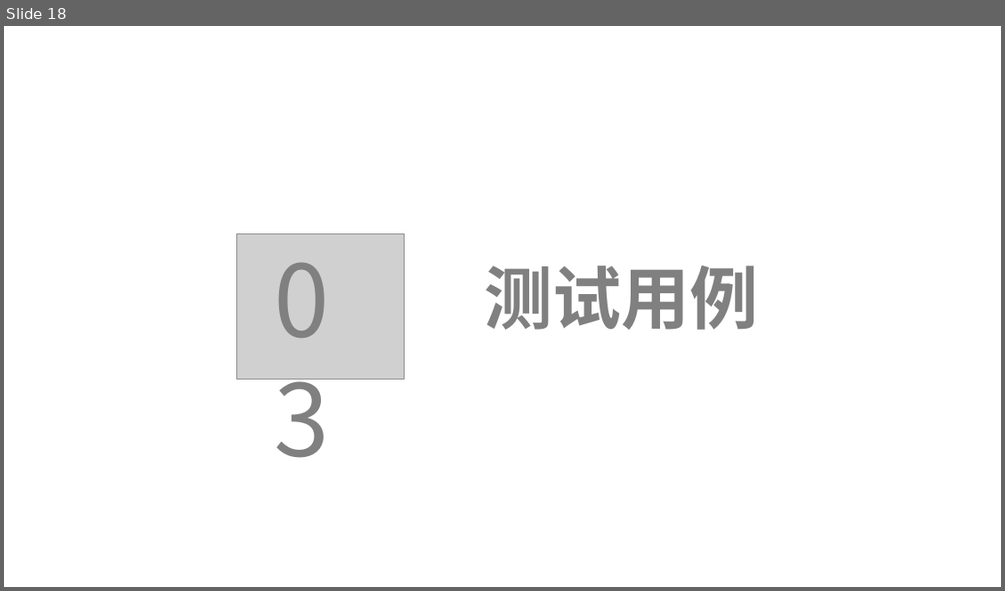
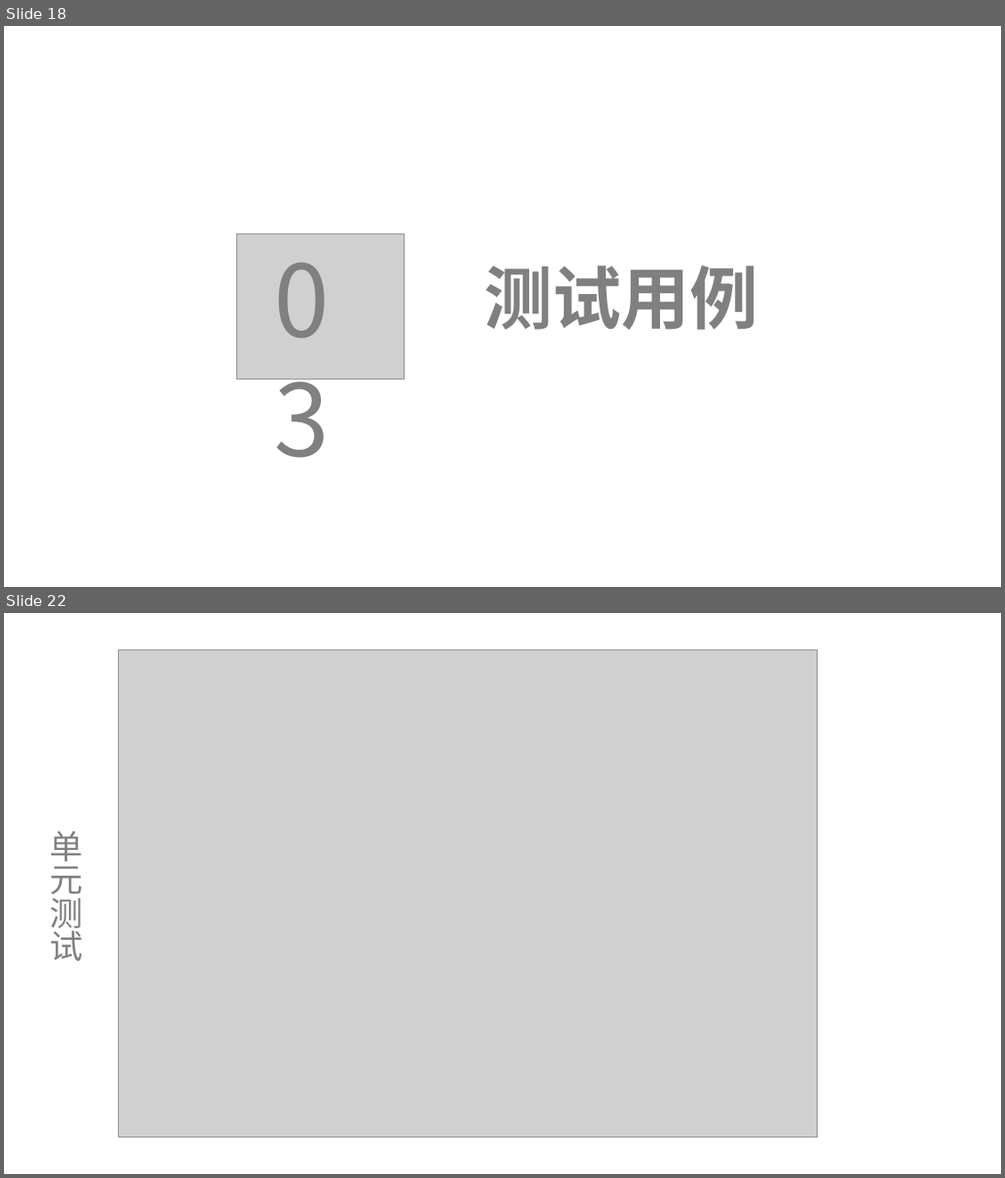
Before and after one commit to lenovo-wu/G11ZUCC, a slide deck: 代码实现.pptx. Shown one above the other, each under a label of ours: slide 18 before the commit, slides 18 and 22 after it; the slides between them are not shown. The pictures are 1005x591 and 1005x1178 pixels, drawn with LibreOffice and Linux fonts; fonts in the diff are those of the drawing; grey boxes stand for pictures. Boxes give left, top, right and bottom in pixels: in the first picture for what was removed or moved away, otherwise in the second. Text is boxed around its words. In the diff, an @@ line names an element or a change of style, - is before the commit and + after.

```diff
--- a/代码实现.pptx
+++ b/代码实现.pptx
@@ slide 22 added at (4,613,1001,1174), background #FFFFFF @@
@@ picture added at (119,649,817,1136) @@
@@ text added at (49,831,82,961), 32 pt, text #808080 @@
+单元测试
```
Also in this commit, not shown: 6 slides changed, 7 other slides added, 4 slides removed.
